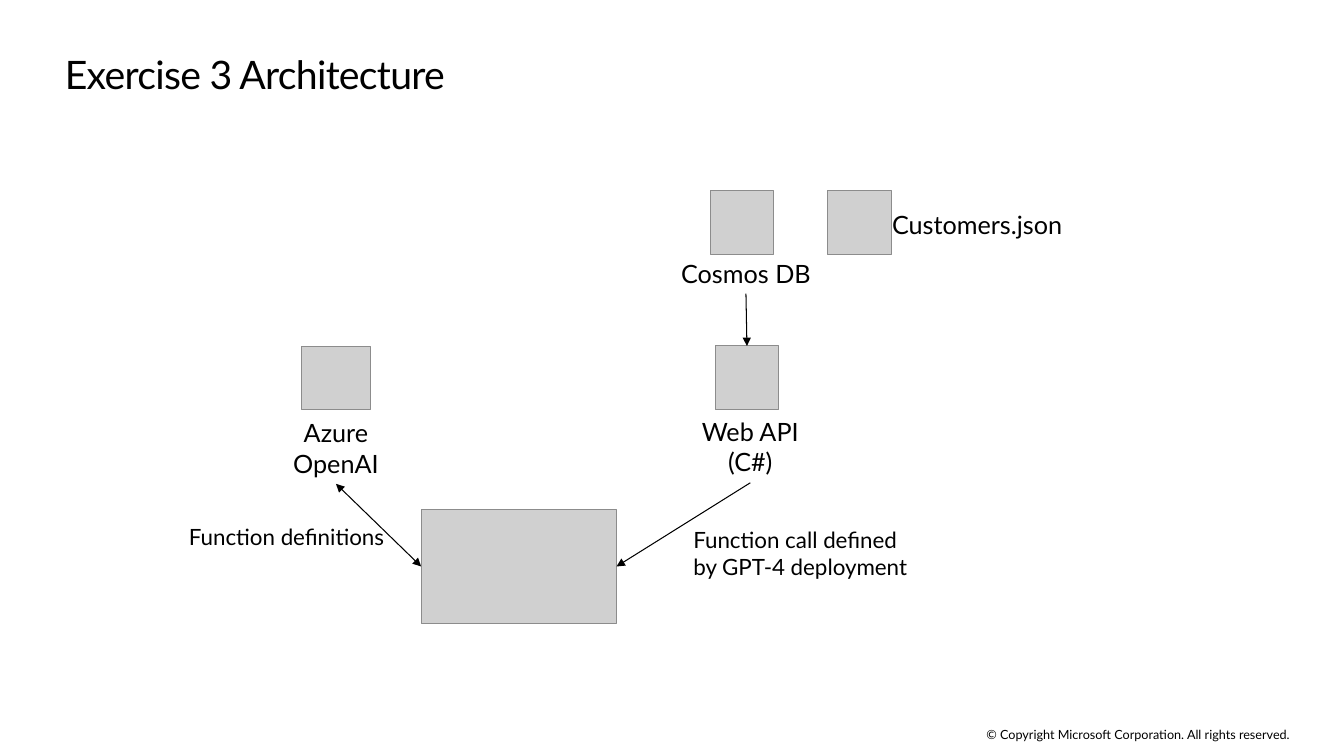
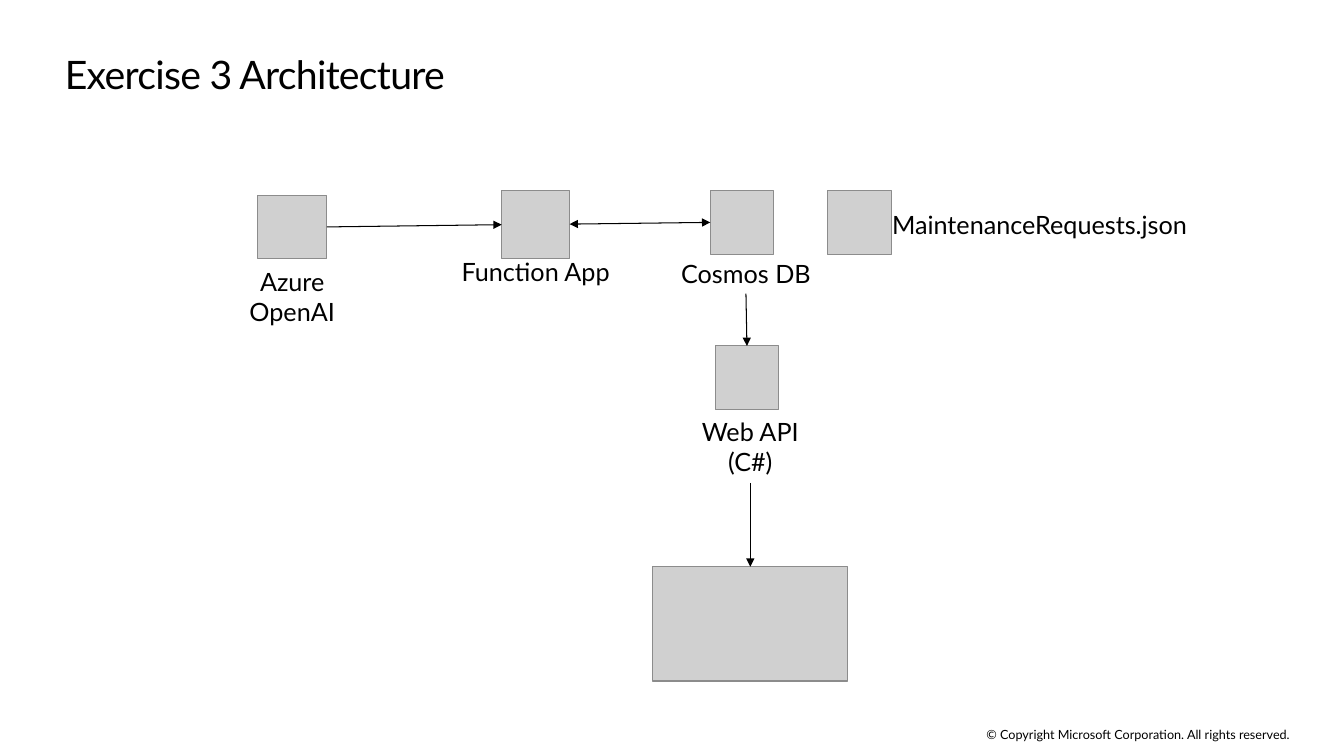
Before and after one commit to microsoft/TechExcel-Integrating-Azure-PaaS-and-AI-Services-for-AI-Design-Wins, a slide deck: slide 22 of slides/Lab Slides.pptx (slide 23 before the commit). Drawn at 1344x756 pixels with LibreOffice and Linux fonts; fonts in the diff are those of the drawing; grey boxes stand for pictures. Boxes give left, top, right and bottom in pixels: in the first picture for what was removed or moved away, otherwise in the second. Text is boxed around its words. In the diff, an @@ line names an element or a change of style, - is before the commit and + after.

```diff
--- a/slides/Lab Slides.pptx
+++ b/slides/Lab Slides.pptx
@@ picture moved from (x1=301, y1=347, x2=371, y2=410) to (x1=258, y1=196, x2=328, y2=259) @@
@@ picture added at (x1=502, y1=191, x2=570, y2=258) @@
@@ arrow added from (327, 227) to (502, 225), #000000 0.75 pt @@
@@ double arrow added from (711, 223) to (570, 224), #000000 0.75 pt @@
@@ text at (x1=892, y1=215, x2=1187, y2=238): text changed @@
-Customers.json
+MaintenanceRequests.json
@@ text "Azure OpenAI" moved from (x1=293, y1=424, x2=378, y2=477) to (x1=249, y1=273, x2=334, y2=326) @@
@@ text added at (x1=462, y1=262, x2=609, y2=286), 18 pt, text #000000 @@
+Function App
@@ double arrow removed from (336, 484) to (421, 567) @@
@@ arrow moved from (750, 483) - (617, 567) to (750, 483) - (750, 567) @@
@@ text removed at (x1=189, y1=525, x2=384, y2=545) @@
-Function definitions
@@ text removed at (x1=693, y1=531, x2=907, y2=579) @@
-Function call defined
-by GPT-4 deployment
@@ picture moved from (x1=421, y1=509, x2=617, y2=623) to (x1=652, y1=567, x2=848, y2=681) @@
```
Also in this commit, not shown: 16 other slides changed, 10 slides added, 19 slides removed.
